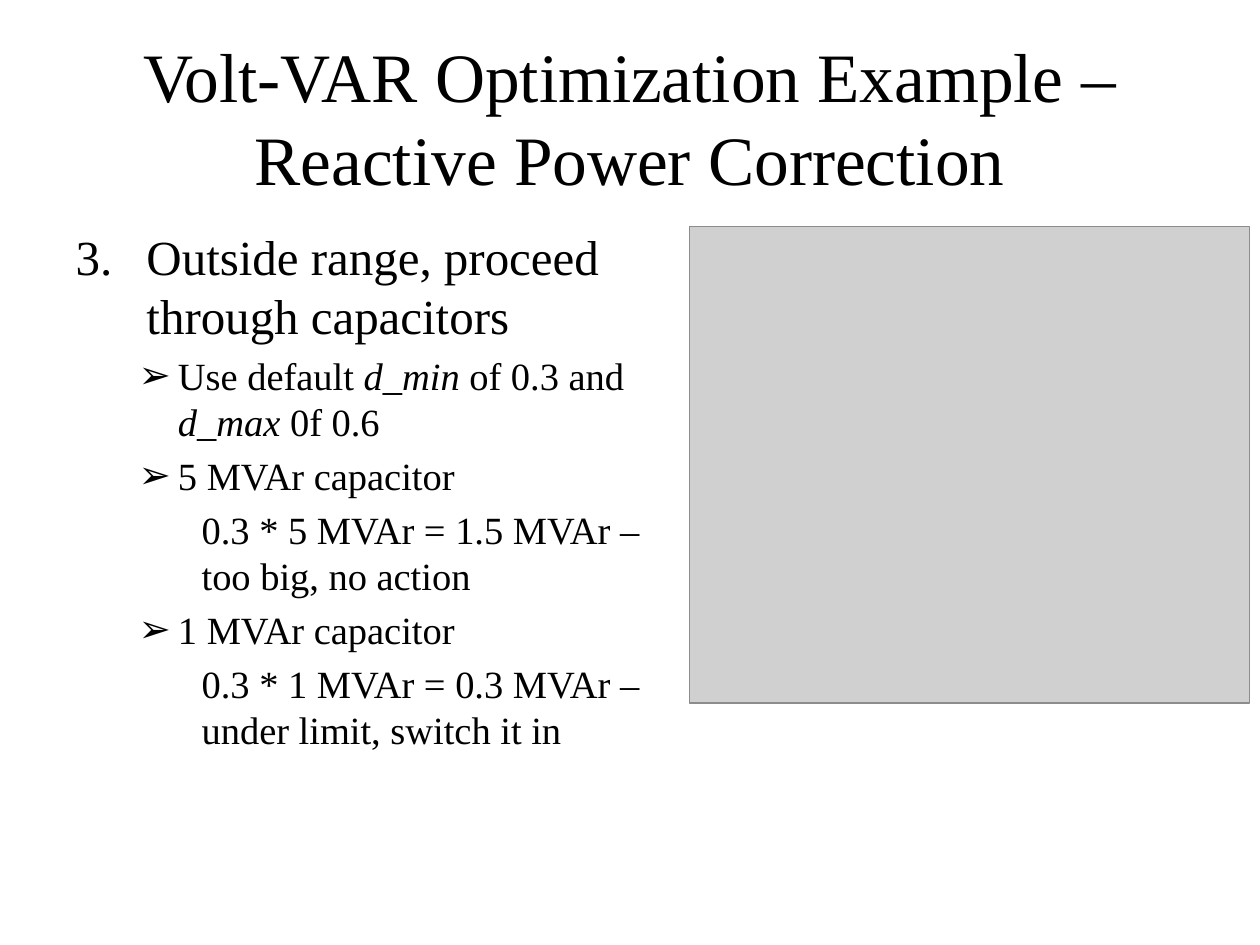
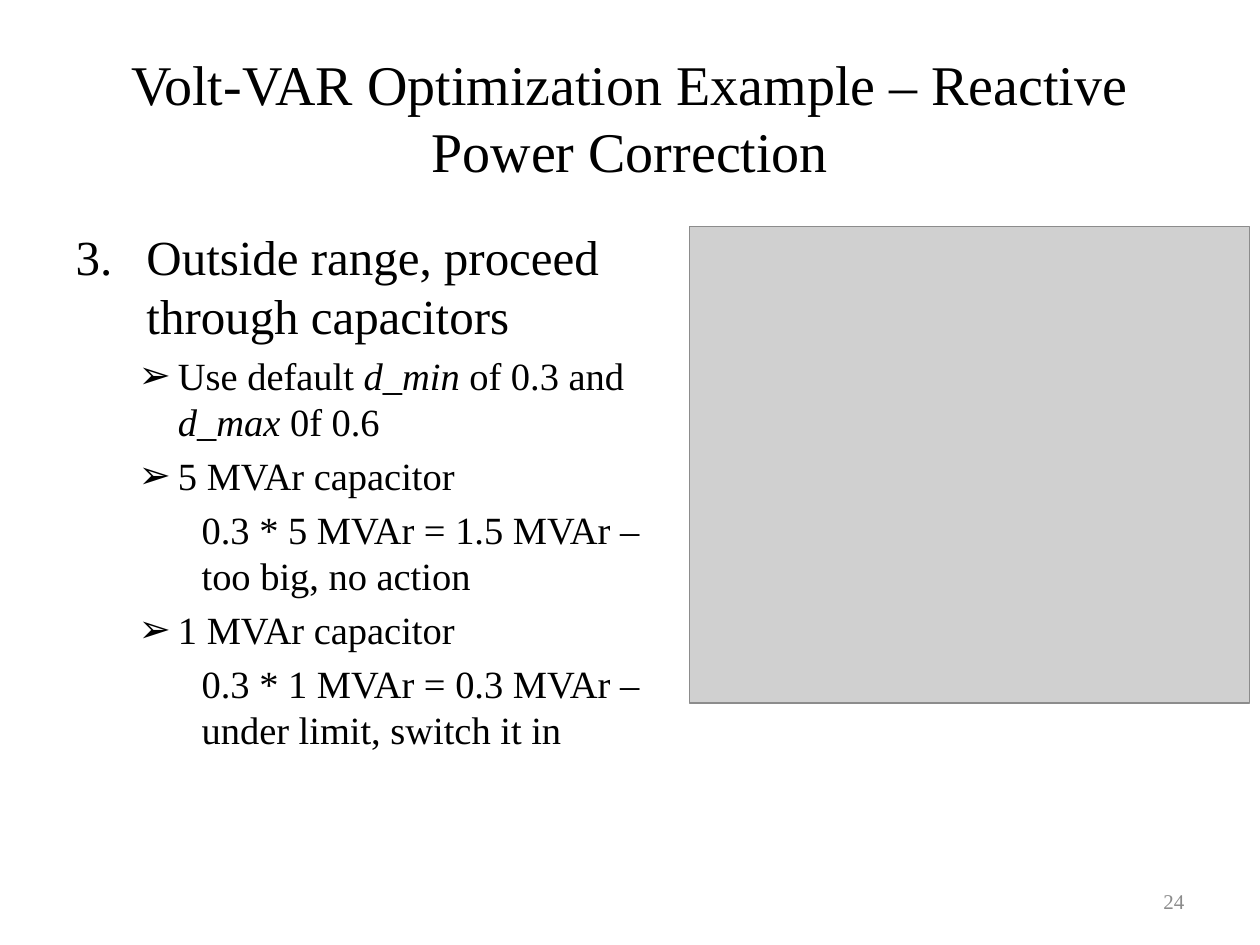
Before and after one commit to gridlab-d/course, a slide deck: slide 24 of University of Washington Class/Module 6 - Volt-VAR Optimization.pptx (slide 23 before the commit). Drawn at 1260x945 pixels with LibreOffice and Linux fonts; fonts in the diff are those of the drawing; grey boxes stand for pictures. Boxes give left, top, right and bottom in pixels: in the first picture for what was removed or moved away, otherwise in the second. Text is boxed around its words. In the diff, an @@ line names an element or a change of style, - is before the commit and + after.

```diff
--- a/University of Washington Class/Module 6 - Volt-VAR Optimization.pptx
+++ b/University of Washington Class/Module 6 - Volt-VAR Optimization.pptx
@@ title "Volt-VAR Optimization Example – Reactive ..." at (x1=131, y1=66, x2=1127, y2=173): size 39.6 to 32 pt @@
@@ page number added at (x1=1163, y1=895, x2=1184, y2=909), 12 pt, text #8C8C8C @@
+24
```
Also in this commit, not shown: 29 other slides changed, 1 slide added, 7 other files.
